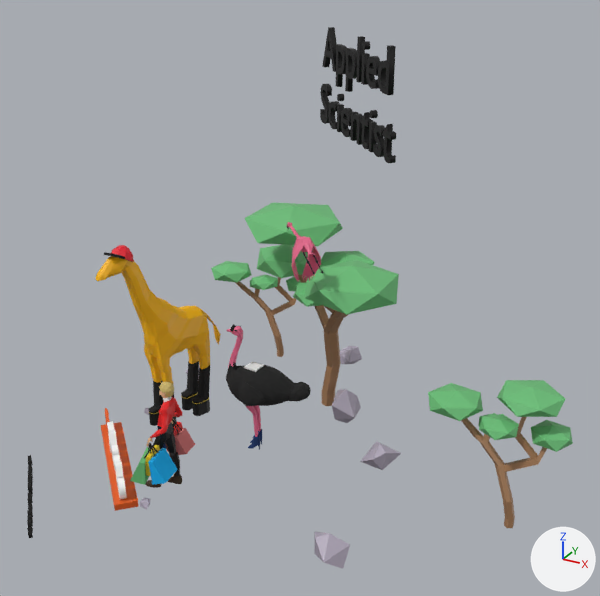
One commit to the glTF model models/safari.glb: the scene before it, then after it.
The view is the same before and after, from a camera (50 mm lens) standing at (8.29, -13.06, 8.3) and looking at (1.01, 0.18, 1.67). The axes (+X, +Y, +Z) are drawn at lower right. The lights are the same throughout. Where no turn or scale is listed for an object, it has been applied to the vertices.
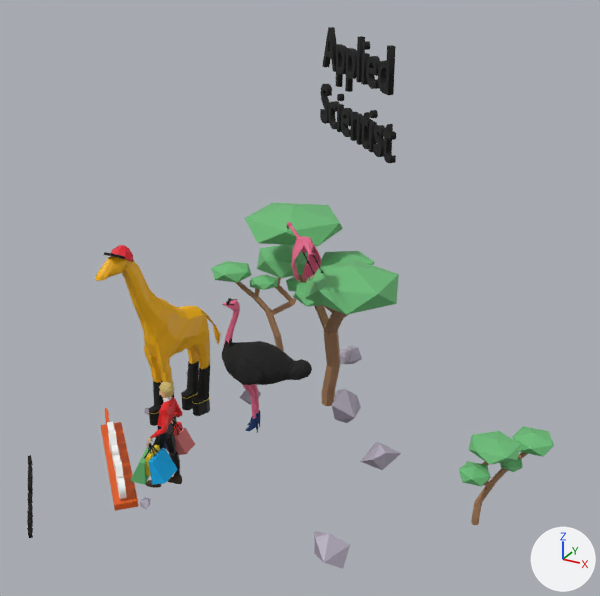
The change in detail:
Object 'Cylinder.049' (ob_cylinder_049) moves from (0.19, -0.01, -0.41) to (-0.17, 0.51, -0.22).
Object 'Cylinder.049' (ob_cylinder_049) is rescaled from (0.0535, 0.0416, 0.0155) to (0.0586, 0.0455, 0.0169).
Object 'Cube' (ob_cube) is deleted.
Object 'Icosphere.003' (ob_icosphere_003) moves from (5.21, 0.07, 0.04) to (5.17, 0.07, -0.44).
Object 'Icosphere.003' (ob_icosphere_003) turns from (0, 0, 119) to (0, 0, -11) degrees about x, y and z.
Object 'Icosphere.003' (ob_icosphere_003) is rescaled from (0.396, 0.396, 0.161) to (0.299, 0.299, 0.121).

What differs and where, as boxes [x1, y1, x2, y2] in the pictures (600 x 596 px):
'Icosphere.003', moved, turned, rescaled
    before: [428, 380, 573, 528]
    after: [459, 426, 554, 525]
'Cylinder.049', moved, rescaled (7% taller)
    before: [226, 324, 311, 450]
    after: [222, 298, 312, 433]
'Cube', deleted
    before: [244, 361, 264, 372]
